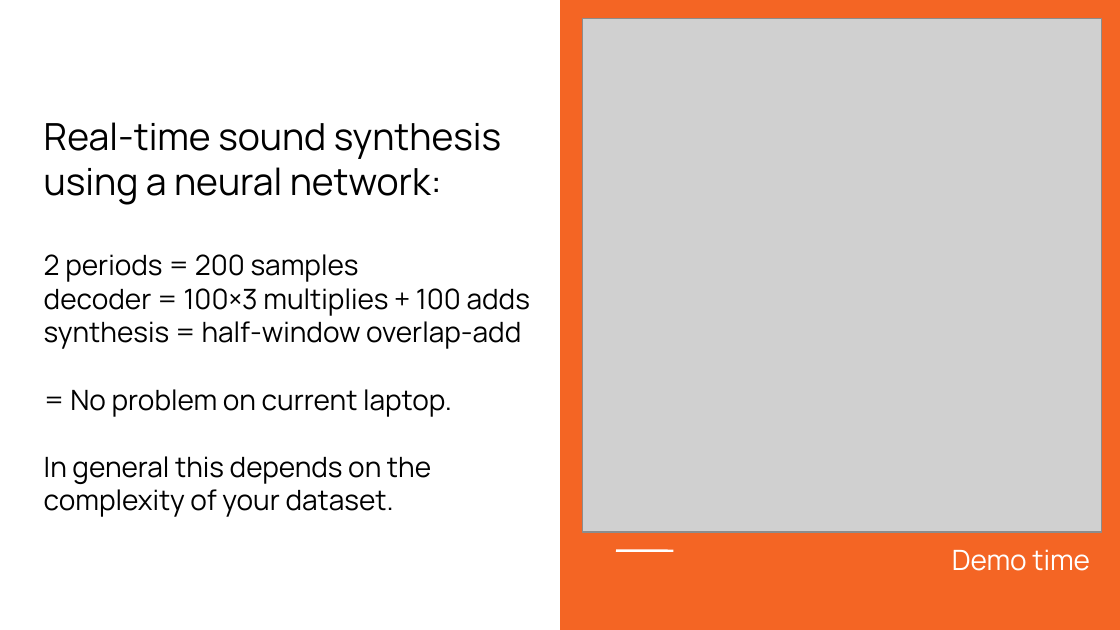
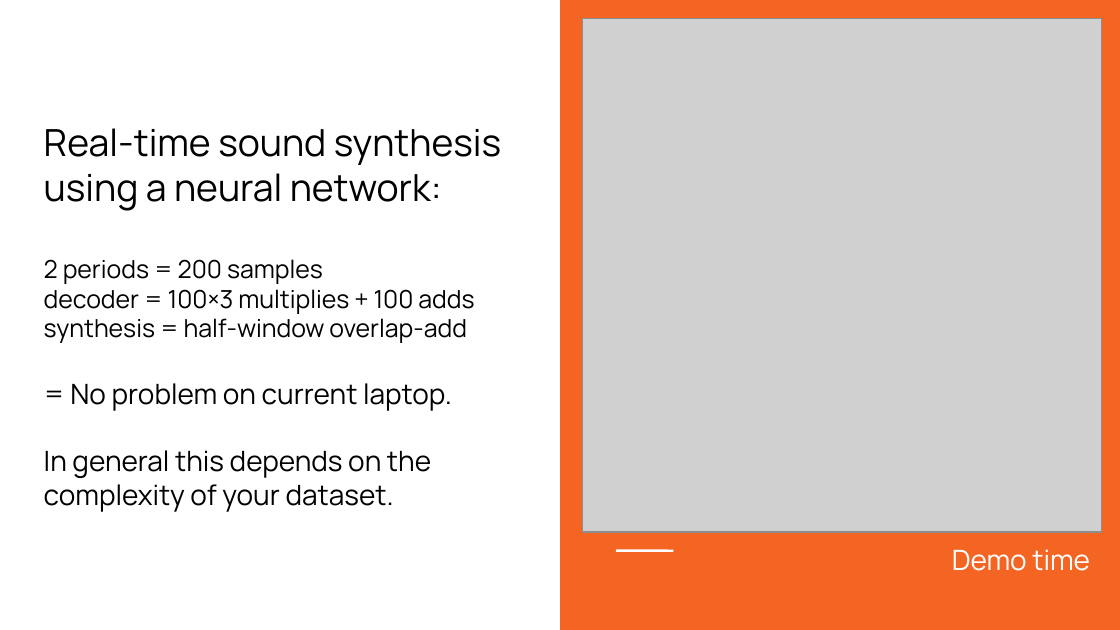
Before and after one commit to johndpope/sounderfeit, a slide deck: slide 15 of doc/CondAutoenc.odp (slide 11 before the commit). Drawn at 1120x630 pixels with LibreOffice and Linux fonts; fonts in the diff are those of the drawing; grey boxes stand for pictures. Boxes give left, top, right and bottom in pixels: in the first picture for what was removed or moved away, otherwise in the second. Text is boxed around its words. In the diff, an @@ line names an element or a change of style, - is before the commit and + after.

```diff
--- a/doc/CondAutoenc.odp
+++ b/doc/CondAutoenc.odp
@@ title "Real-time sound synthesis using a ..." at [44,128,502,512]: size 18 to 16 pt in "2 periods = 200 samples decoder = ..." @@
```
Also in this commit, not shown: 3 other slides changed, 5 slides added, 1 slide removed.
